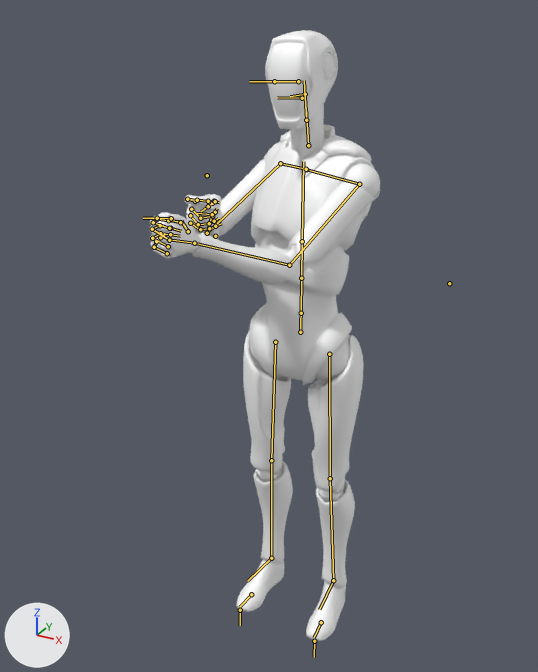
An edit to the FBX model Assets/_Art/Weapons/GrenadeLauncher/GrenadeLauncherAnimation.fbx, drawn before and after from the same camera.
Rendered twice from a 50 mm lens placed at (0.854, -1.723, 1.818), pointed at (-0.029, -0.117, 1.015). The axes (+X, +Y, +Z) are drawn at lower left. The lights are the same throughout. Both versions are drawn at frame 37 of the action 'Skeleton|C_GrenadeLaucher_Reload'; the numbers are the values there. The bones that bend it are drawn over the model as lines.

Names of what the first picture shows: 'Armature_Mesh'.
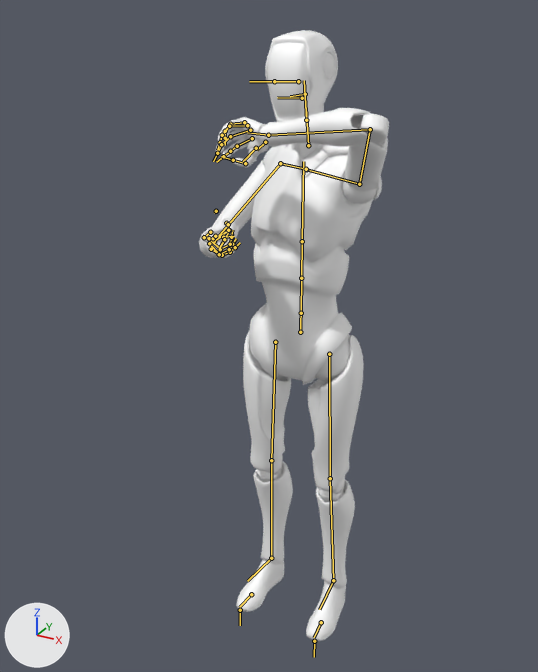
The edits, one by one:
Bone 'Left_UpperArm' (bone_left_upperarm) turns from (59, -2, -20) to (26, -30, 77) degrees about its own x, y and z.
Bone 'Left_LowerArm' (bone_left_lowerarm) turns from (12, 0, 0) to (70, 0, 0) degrees about its own x, y and z.
Bone 'Left_Hand' (bone_left_hand) turns from (-21, -48, 36) to (12, -13, 22) degrees about its own x, y and z.
Bone 'Left_PinkyProximal' (bone_left_pinkyproximal) moves from (0.0, 0.0, 0.0) to (0.1, -0.4, 0.3).
Bone 'Left_PinkyProximal' (bone_left_pinkyproximal) turns from (32, 4, 14) to (-2, 8, 5) degrees about its own x, y and z.
Bone 'Left_PinkyIntermediate' (bone_left_pinkyintermediate) turns from (42, 0, 0) to (16, 0, 0) degrees about its own x, y and z.
Bone 'Left_PinkyDistal' (bone_left_pinkydistal) turns from (0, 0, 0) to (26, 0, 0) degrees about its own x, y and z.
Bone 'Left_RingProximal' (bone_left_ringproximal) moves from (0.0, 0.0, 0.0) to (0.0, -0.4, 0.1).
Bone 'Left_RingProximal' (bone_left_ringproximal) turns from (49, 3, 2) to (-4, 3, -2) degrees about its own x, y and z.
Bone 'Left_RingIntermediate' (bone_left_ringintermediate) turns from (42, 0, 0) to (13, 9, 5) degrees about its own x, y and z.
Bone 'Left_RingDistal' (bone_left_ringdistal) turns from (47, 0, 0) to (17, 0, 0) degrees about its own x, y and z.
Bone 'Left_MiddleProximal' (bone_left_middleproximal) moves from (0.0, 0.0, 0.0) to (-0.1, -0.4, 0.2).
Bone 'Left_MiddleProximal' (bone_left_middleproximal) turns from (56, -5, -5) to (12, -6, -2) degrees about its own x, y and z.
Bone 'Left_MiddleIntermediate' (bone_left_middleintermediate) turns from (42, 0, 0) to (-7, 0, 0) degrees about its own x, y and z.
Bone 'Left_MiddleDistal' (bone_left_middledistal) turns from (65, 0, 0) to (25, 0, 0) degrees about its own x, y and z.
Bone 'Left_IndexProximal' (bone_left_indexproximal) moves from (0.0, 0.0, 0.0) to (0.0, -0.2, 0.0).
Bone 'Left_IndexProximal' (bone_left_indexproximal) turns from (48, -6, -9) to (13, 19, 11) degrees about its own x, y and z.
Bone 'Left_IndexIntermediate' (bone_left_indexintermediate) turns from (42, 0, 0) to (30, 0, 0) degrees about its own x, y and z.
Bone 'Left_IndexDistal' (bone_left_indexdistal) turns from (66, 0, 0) to (-12, 0, 0) degrees about its own x, y and z.
Bone 'Left_ThumbProximal' (bone_left_thumbproximal) turns from (-5, -27, -6) to (14, 4, 18) degrees about its own x, y and z.
Bone 'Left_ThumbIntermediate' (bone_left_thumbintermediate) turns from (6, -26, -45) to (-17, 6, 4) degrees about its own x, y and z.
Bone 'Right_UpperArm' (bone_right_upperarm) turns from (60, -18, -6) to (48, -27, -9) degrees about its own x, y and z.
Bone 'Right_LowerArm' (bone_right_lowerarm) turns from (45, 0, 0) to (60, 0, 0) degrees about its own x, y and z.
Bone 'Right_Hand' (bone_right_hand) turns from (-38, 38, -29) to (-58, 39, -32) degrees about its own x, y and z.

Changed parts and their boxes (x1, y1, x2, y2) in the pictures (538 x 672 px):
'Armature_Mesh', posed (18% narrower)
    before: (149, 30, 380, 641)
    after: (199, 30, 389, 641)
bone 'Left_UpperArm', root to tip
    before: (359, 184) to (289, 265)
    after: (359, 184) to (370, 129)
bone 'Left_LowerArm', root to tip
    before: (289, 265) to (194, 243)
    after: (370, 129) to (268, 135)
bone 'Left_Hand', root to tip
    before: (194, 243) to (168, 239)
    after: (268, 135) to (247, 132)
bone 'Left_PinkyProximal', root to tip
    before: (167, 253) to (154, 247)
    after: (244, 122) to (230, 124)
bone 'Left_PinkyIntermediate', root to tip
    before: (154, 247) to (156, 241)
    after: (230, 124) to (225, 131)
bone 'Left_PinkyDistal', root to tip
    before: (156, 241) to (160, 237)
    after: (225, 131) to (225, 138)
bone 'Left_RingProximal', root to tip
    before: (168, 246) to (152, 238)
    after: (247, 125) to (229, 126)
bone 'Left_RingIntermediate', root to tip
    before: (152, 238) to (160, 233)
    after: (229, 126) to (222, 135)
bone 'Left_RingDistal', root to tip
    before: (160, 233) to (170, 234)
    after: (222, 135) to (220, 142)
bone 'Left_MiddleProximal', root to tip
    before: (169, 240) to (152, 229)
    after: (250, 130) to (230, 136)
bone 'Left_MiddleIntermediate', root to tip
    before: (152, 229) to (160, 225)
    after: (230, 136) to (221, 144)
bone 'Left_MiddleDistal', root to tip
    before: (160, 225) to (170, 228)
    after: (221, 144) to (217, 153)
bone 'Left_IndexProximal', root to tip
    before: (169, 228) to (153, 222)
    after: (252, 138) to (237, 146)
bone 'Left_IndexIntermediate', root to tip
    before: (153, 222) to (157, 219)
    after: (237, 146) to (230, 151)
bone 'Left_IndexDistal', root to tip
    before: (157, 219) to (168, 220)
    after: (230, 151) to (223, 156)
bone 'Left_ThumbProximal', root to tip
    before: (188, 231) to (181, 221)
    after: (265, 142) to (257, 150)
bone 'Left_ThumbIntermediate', root to tip
    before: (180, 222) to (168, 219)
    after: (256, 148) to (243, 161)
bone 'Right_UpperArm', root to tip
    before: (280, 163) to (207, 233)
    after: (280, 163) to (214, 241)
bone 'Right_LowerArm', root to tip
    before: (207, 233) to (212, 214)
    after: (214, 241) to (228, 230)
bone 'Right_Hand', root to tip
    before: (212, 214) to (196, 213)
    after: (228, 230) to (214, 241)
